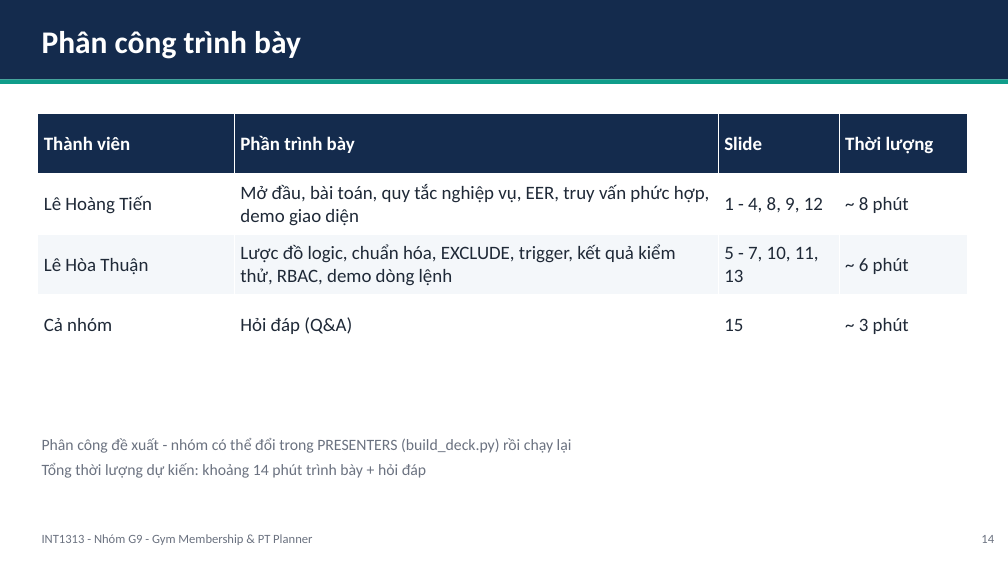
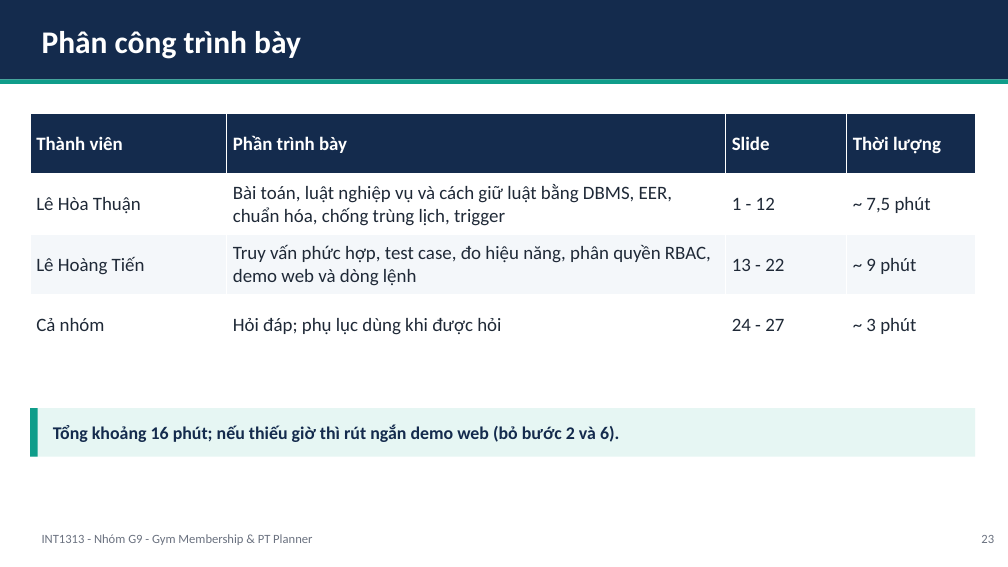
Before and after one commit to TienVN6222/PTIT_INT1313_CSDL_Group9, a slide deck: slide 23 of Phase 4/presentation/deck.pptx (slide 14 before the commit). Drawn at 1008x567 pixels with LibreOffice and Linux fonts; fonts in the diff are those of the drawing. Boxes give left, top, right and bottom in pixels: in the first picture for what was removed or moved away, otherwise in the second. Text is boxed around its words. In the diff, an @@ line names an element or a change of style, - is before the commit and + after.

```diff
--- a/Phase 4/presentation/deck.pptx
+++ b/Phase 4/presentation/deck.pptx
@@ table at [30,113,975,355] @@
-row 2: Lê Hoàng Tiến | Mở đầu, bài toán, quy tắc nghiệp vụ, EER, truy vấn phức hợp, demo giao diện | 1 - 4, 8, 9, 12 | ~ 8 phút
+row 2: Lê Hòa Thuận | Bài toán, luật nghiệp vụ và cách giữ luật bằng DBMS, EER, chuẩn hóa, chống trùng lịch, trigger | 1 - 12 | ~ 7,5 phút
-row 3: Lê Hòa Thuận | Lược đồ logic, chuẩn hóa, EXCLUDE, trigger, kết quả kiểm thử, RBAC, demo dòng lệnh | 5 - 7, 10, 11, 13 | ~ 6 phút
+row 3: Lê Hoàng Tiến | Truy vấn phức hợp, test case, đo hiệu năng, phân quyền RBAC, demo web và dòng lệnh | 13 - 22 | ~ 9 phút
-row 4, column 2: Hỏi đáp (Q&A)
+row 4, column 2: Hỏi đáp; phụ lục dùng khi được hỏi
-row 4, column 3: 15
+row 4, column 3: 24 - 27
@@ table: place and size @@
-table at [38,113,968,355]
+table at [30,113,975,355]
@@ rectangle added at [30,408,975,457], fill #E6F6F3 @@
@@ rectangle added at [30,408,38,457], fill #0F9D8A @@
@@ text removed at [42,438,572,478] @@
-Phân công đề xuất - nhóm có thể đổi trong PRESENTERS (build_deck.py) rồi chạy lại
-Tổng thời lượng dự kiến: khoảng 14 phút trình bày + hỏi đáp
@@ text added at [53,425,619,442], 17 pt, text #142B4D, bold @@
+Tổng khoảng 16 phút; nếu thiếu giờ thì rút ngắn demo web (bỏ bước 2 và 6).
@@ text at [981,535,994,543]: text changed @@
-14
+23
```
Also in this commit, not shown: 5 other slides changed, 20 slides added, 8 slides removed, 23 other files.
